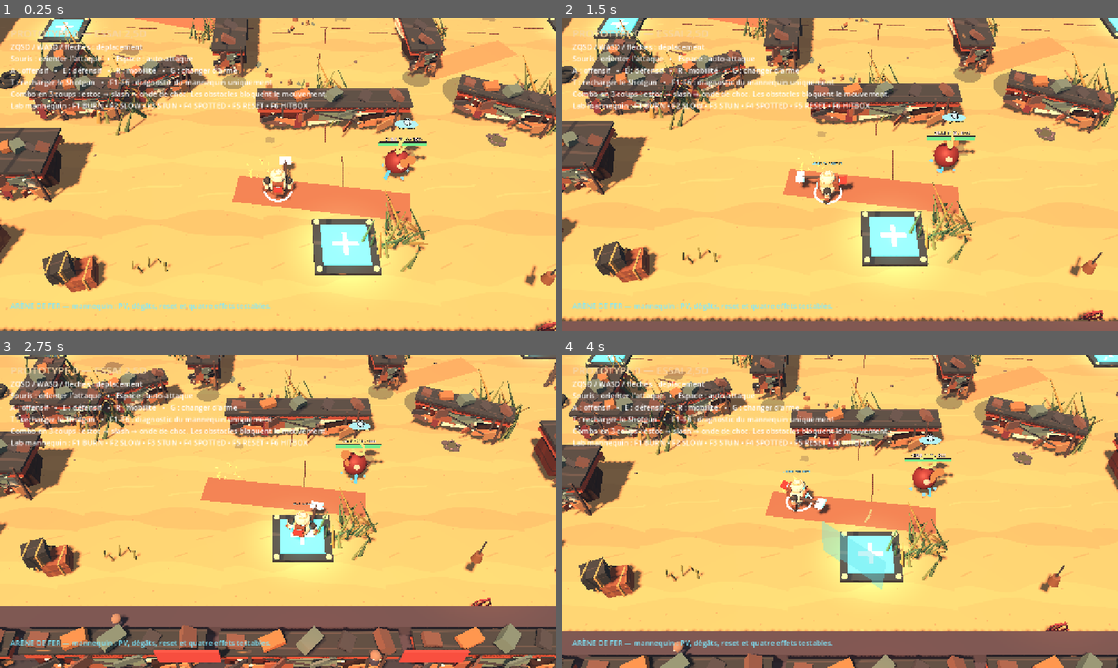
Above: before the commit, frames 1-4 (two rows, left to right).
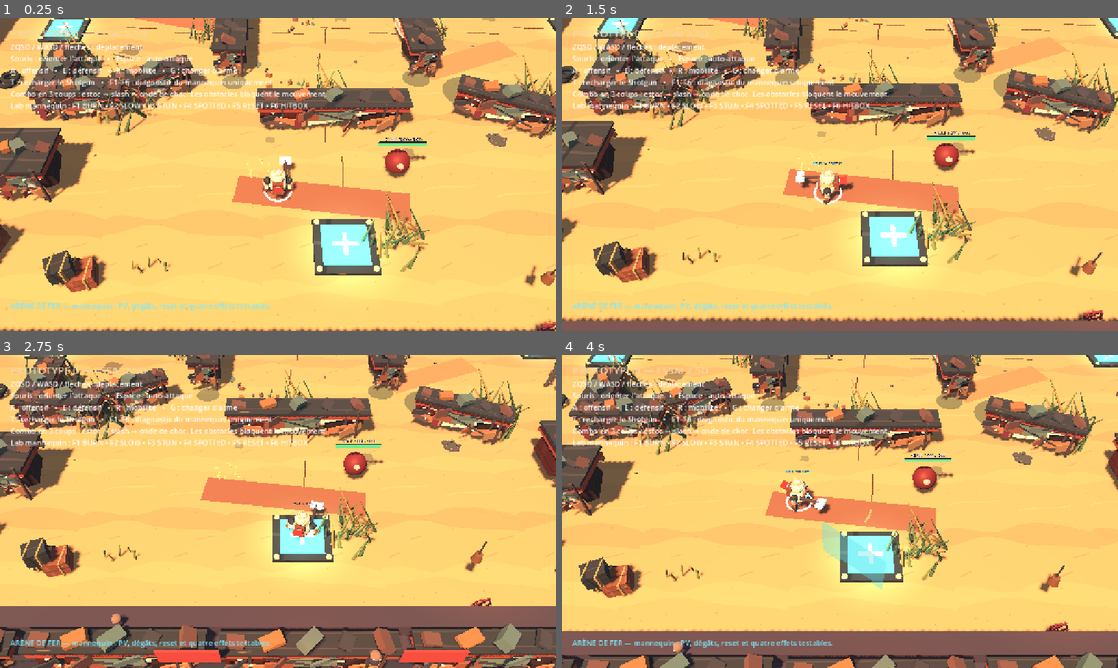
Above: after the commit, the same moments.

Repository: aKoMoses/PROTOTYPE-V0.1
Game: Godot game, scene res://scenes/main.tscn
Same seed, same stepped clock (60 frames per second), same inputs: the game is played once before the commit and once after it.
Inputs (mouse positions are in pixels of both pictures, inside the frame that each line leads up to):
- Up to frame 1 (0.25 s): no input
- Up to frame 2 (1.5 s): move the mouse to (962, 158) at 0.52 s; hold D 0.53-1.28 s; hold Q 0.53-1.28 s; click (962, 158) at 0.67 s; tap Space at 0.77 s; move the mouse to (728, 190) at 1.27 s; hold S from 1.28 s (still down); tap Z at 1.35 s
- Up to frame 3 (2.75 s): tap Space at 1.52 s; move the mouse to (333, 442) at 2.02 s; release S at 2.03 s; hold D from 2.03 s (still down); tap G at 2.1 s
- Up to frame 4 (4 s): move the mouse to (812, 574) at 2.77 s; release D at 2.78 s; hold W 2.78-3.53 s; tap E at 2.85 s; click (812, 574) at 2.92 s; tap Space at 3.02, 3.77 s; move the mouse to (1006, 558) at 3.52 s; hold Left from 3.53 s (still down); tap R at 3.6 s

The runs differ from the first frame. In frame 1, 0.3% of the frame differs, in the area x 68-76%, y 32-53%; in frame 2, 0.2%; in frame 3, 0.3%; in frame 4, 0.3%, in the area x 62-70%, y 25-46%.

Commit message:
Keep mannequin status visuals inactive at startup

Diff:
--- a/scripts/target_dummy.gd
+++ b/scripts/target_dummy.gd
@@ -173,9 +173,36 @@
 func _update_visibility_presentation() -> void:
 	var observer: Node3D = get_tree().current_scene.get_node_or_null("Player") as Node3D if get_tree().current_scene != null else null
 	var should_show := is_visible_to(observer)
-	for node in [_body_mesh, _health_label, _health_bar_bg, _health_bar_fill, _status_label, _impact_light, _burn_fx, _burn_light, _slow_fx, _slow_ring, _slow_light, _stun_fx, _spotted_fx, _spotted_emblem, _spotted_light, _javelin_mark_label]:
+	# Visibility must not turn status visuals on by itself. The previous broad
+	# loop overwrote _update_effect_presentation() every frame, making a fresh
+	# mannequin render BURN/SLOW/STUN/SPOTTED as if all four were active.
+	for node in [_body_mesh, _health_label, _health_bar_bg, _health_bar_fill, _status_label, _impact_light]:
 		if node != null:
 			node.visible = should_show
+	var burning: bool = combat_state != null and combat_state.has_effect(COMBAT_DATA.EFFECT_BURN)
+	var slowed: bool = combat_state != null and combat_state.has_effect(COMBAT_DATA.EFFECT_SLOW)
+	var stunned: bool = combat_state != null and combat_state.has_effect(COMBAT_DATA.EFFECT_STUN)
+	var spotted: bool = combat_state != null and combat_state.has_effect(COMBAT_DATA.EFFECT_SPOTTED)
+	if _burn_fx != null:
+		_burn_fx.visible = should_show and burning
+	if _burn_light != null:
+		_burn_light.visible = should_show and burning
+	if _slow_fx != null:
+		_slow_fx.visible = should_show and slowed
+	if _slow_ring != null:
+		_slow_ring.visible = should_show and slowed
+	if _slow_light != null:
+		_slow_light.visible = should_show and slowed
+	if _stun_fx != null:
+		_stun_fx.visible = should_show and stunned
+	if _spotted_fx != null:
+		_spotted_fx.visible = should_show and spotted
+	if _spotted_emblem != null:
+		_spotted_emblem.visible = should_show and spotted
+	if _spotted_light != null:
+		_spotted_light.visible = should_show and spotted
+	if _javelin_mark_label != null:
+		_javelin_mark_label.visible = should_show and has_javelin_mark()
 
 
 func apply_javelin_mark(duration: float, _source_id: String = "") -> void:
--- a/tools/test_target_dummy.gd
+++ b/tools/test_target_dummy.gd
@@ -14,6 +14,10 @@
 		var initial_effects: Array = target.call("get_active_effect_types")
 		if not initial_effects.is_empty():
 			_failures.append("mannequin contaminé au démarrage: %s" % str(initial_effects))
+		for visual_name in ["BurnVisual", "SlowVisual", "SlowRing", "StunHalo", "SpottedEye", "SpottedEmblem"]:
+			var visual := target.get_node_or_null(visual_name)
+			if visual != null and visual.visible:
+				_failures.append("visuel d'effet actif au démarrage: " + visual_name)
 		target.call("apply_burn", 3.5, 20.0, "integration")
 		target.call("apply_slow", 1.0, 30.0, "integration")
 		target.call("apply_stun", 0.5, "integration")
@@ -22,6 +26,11 @@
 		for effect_type in ["BURN", "SLOW", "STUN", "SPOTTED"]:
 			if not active.has(effect_type):
 				_failures.append("effet mannequin absent: " + effect_type)
+		await process_frame
+		for visual_name in ["BurnVisual", "SlowVisual", "SlowRing", "StunHalo", "SpottedEye", "SpottedEmblem"]:
+			var visual := target.get_node_or_null(visual_name)
+			if visual != null and not visual.visible:
+				_failures.append("visuel d'effet absent pendant l'effet: " + visual_name)
 		for _frame in range(3):
 			await process_frame
 		if float(target.call("get_health")) >= 1000.0:
Not shown, changed: README.md
